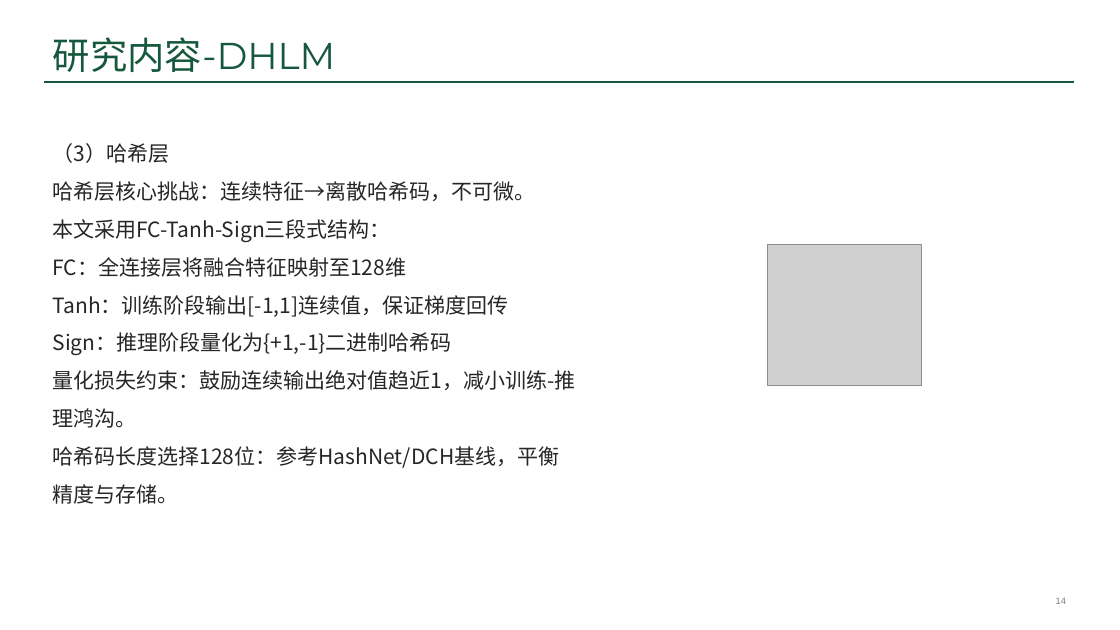
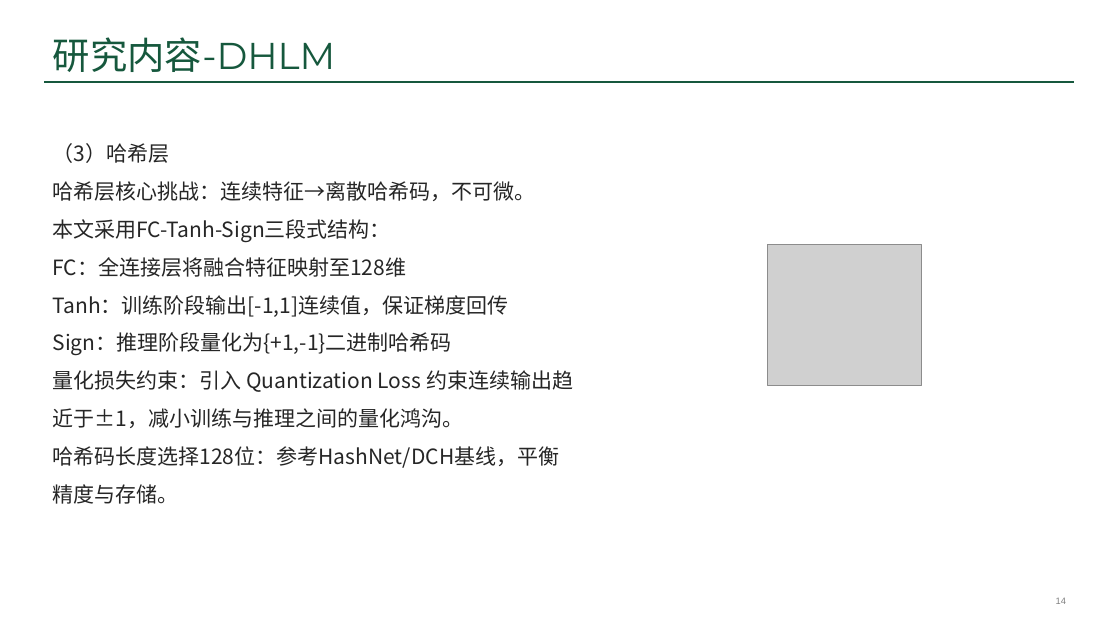
Before and after one commit to ssl1995/imooc-wiki, a slide deck: slide 14 of word/答辩/99-答辩准备/5200090_宋声林_答辩PPT.pptx. Drawn at 1120x630 pixels with LibreOffice and Linux fonts; fonts in the diff are those of the drawing; grey boxes stand for pictures; background and template pictures are left out. Boxes give left, top, right and bottom in pixels: in the first picture for what was removed or moved away, otherwise in the second. Text is boxed around its words. In the diff, an @@ line names an element or a change of style, - is before the commit and + after.

```diff
--- a/word/答辩/99-答辩准备/5200090_宋声林_答辩PPT.pptx
+++ b/word/答辩/99-答辩准备/5200090_宋声林_答辩PPT.pptx
@@ text at (53, 370, 573, 428): text changed @@
-量化损失约束：鼓励连续输出绝对值趋近1，减小训练-推理鸿沟。
+量化损失约束：引入 Quantization Loss 约束连续输出趋近于±1，减小训练与推理之间的量化鸿沟。
```
Also in this commit, not shown: 6 other slides changed, 9 other files.
